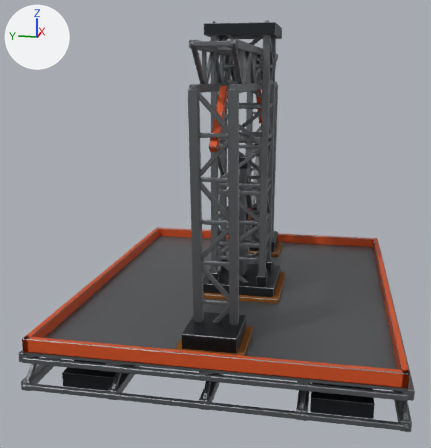
The Blender file Assets/Game/Art/Models/_Source~/components/structural/truss_frame.blend, before and after one commit.
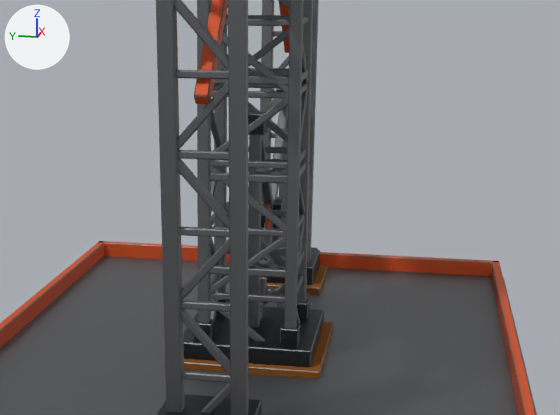
There are two pictures of each version: one whole from a 50 mm lens placed at (-31.7, -4.8, 11.4), pointed at (0.1, 1.5, 3.5), one close up on the part from 24% to 95% of the width and 21% to 72% of the height. Every picture has the same lights, and +X, +Y and +Z are marked at upper left. The last two pictures show the newer version.

In view in the first close-up: 'Mesh_Truss_Brace', 'Mesh_Truss_Column', 'Mesh_Truss_Deck', 'Mesh_Truss_Portal' and 1 more.
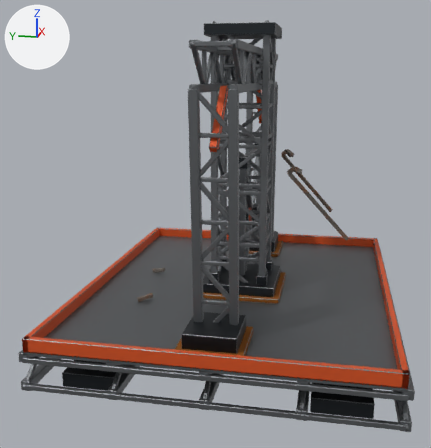
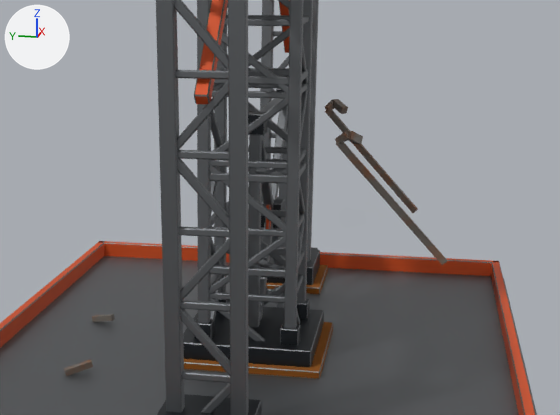
Boxes (x1, y1, x2, y2) around the edits, measured in the close-ups (560 x 415 px):
'Mesh_Truss_SnappedStubs', added
    after: (64, 99, 447, 376)

What changed in the scene script:
```text
Add mat_mat_sattower_darkmetal:
    mat_mat_sattower_darkmetal = bpy.data.materials.new('MAT_SatTower_DarkMetal')
    # nodes: BsdfPrincipled, Bump, MapRange, Mix, NewGeometry, OutputMaterial, TexNoise, ValToRGB
    # colours: black #000000, white #ffffff, dark grey #65615d, brown #766c61, brown #865530
Add me_mesh_truss_snappedstubs:
    me_mesh_truss_snappedstubs.from_pydata(...)  # 64 vertices, 48 faces; spans x -0.1..7.09, y -29.71..-18.38, z 4.45..11.82
    me_mesh_truss_snappedstubs.materials.append(mat_mat_sattower_darkmetal)
Add ob_mesh_truss_snappedstubs:
    ob_mesh_truss_snappedstubs = bpy.data.objects.new('Mesh_Truss_SnappedStubs', me_mesh_truss_snappedstubs)
    ob_mesh_truss_snappedstubs.location = (-3.49, 24.05, -4.45)
```
